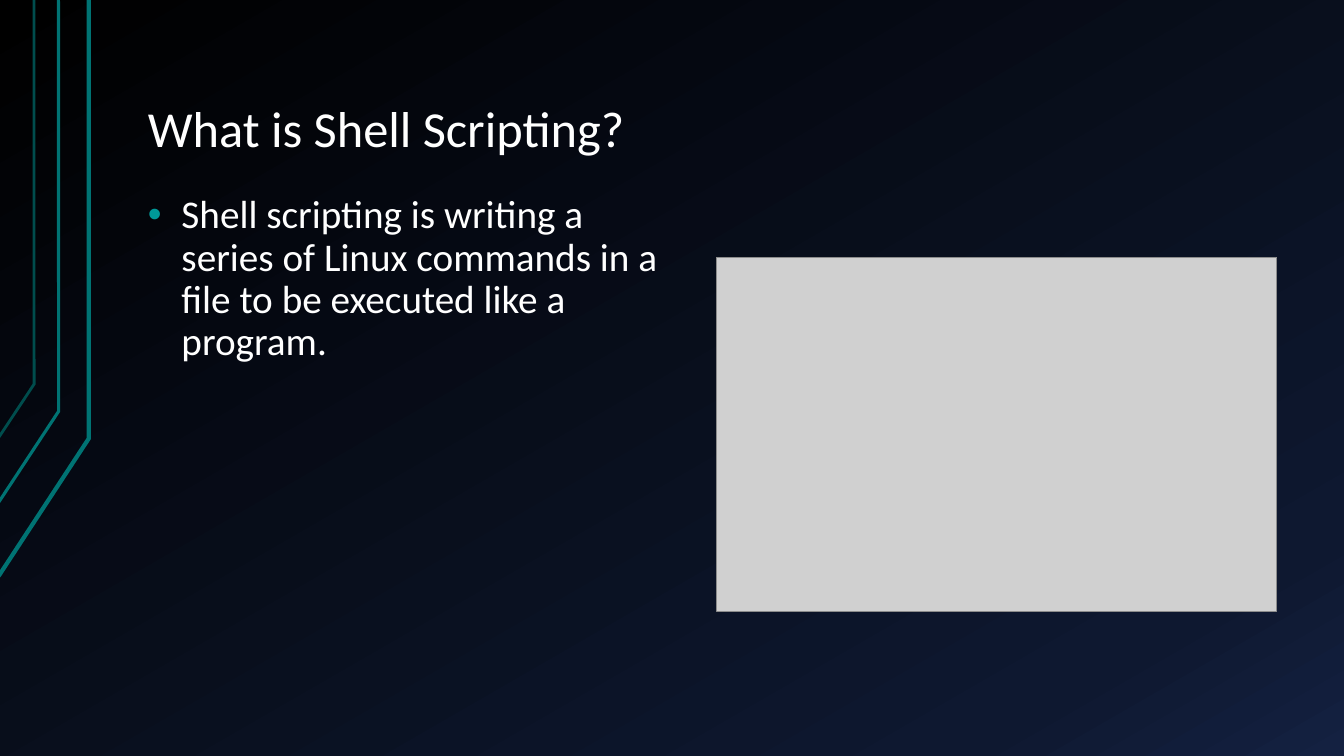
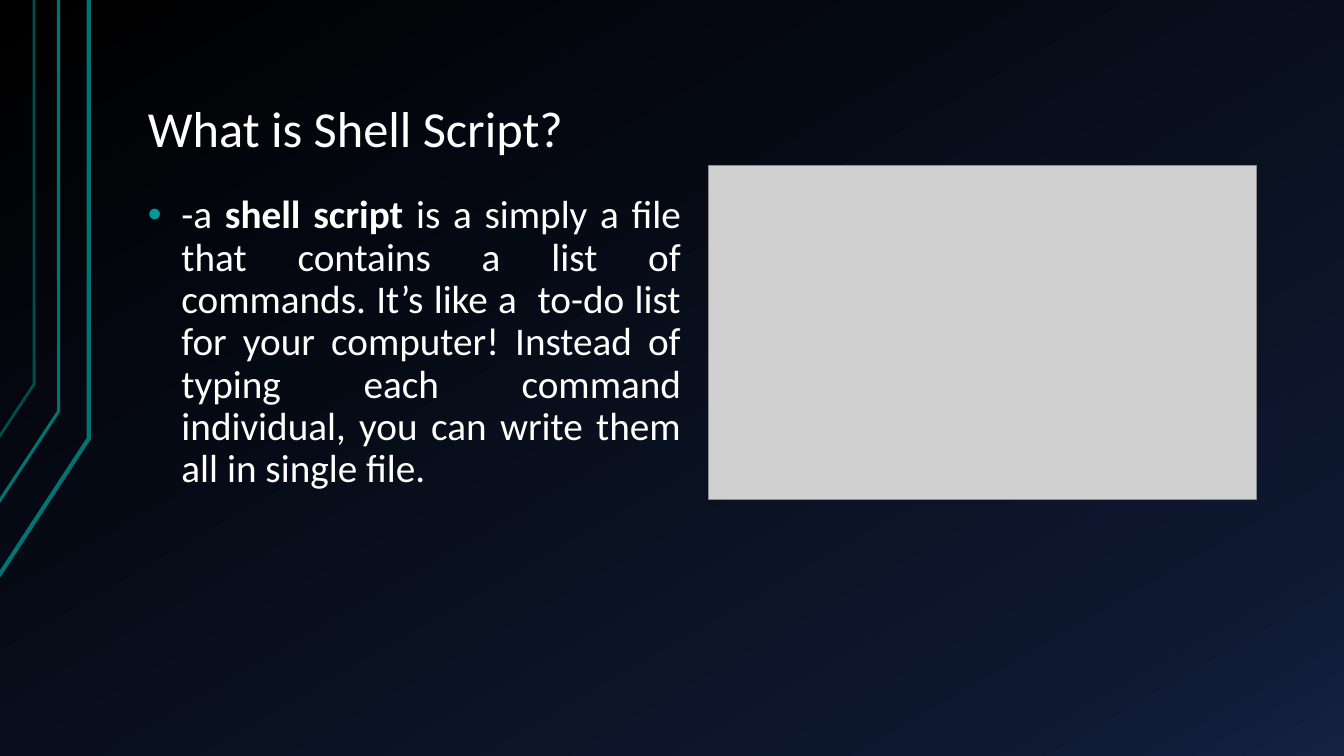
Before and after one commit to psuuc-jbgarcia/Object-Oriented-Programming-Lesson, a slide deck: slide 3 of Platform Technologies/Midterm/Week 4/Lecture/Chapter_4Shell Scripting.pptx. Drawn at 1344x756 pixels with LibreOffice and Linux fonts; fonts in the diff are those of the drawing; grey boxes stand for pictures. Boxes give left, top, right and bottom in pixels: in the first picture for what was removed or moved away, otherwise in the second. Text is boxed around its words. In the diff, an @@ line names an element or a change of style, - is before the commit and + after.

```diff
--- a/Platform Technologies/Midterm/Week 4/Lecture/Chapter_4Shell Scripting.pptx
+++ b/Platform Technologies/Midterm/Week 4/Lecture/Chapter_4Shell Scripting.pptx
@@ title at (x1=148, y1=112, x2=563, y2=155): text changed @@
-What is Shell Scripting?
+What is Shell Script?
@@ picture resized from (x1=717, y1=257, x2=1276, y2=611) to (x1=708, y1=165, x2=1256, y2=499) @@
@@ text at (x1=181, y1=200, x2=681, y2=489): text changed @@
-• Shell scripting is writing a series of Linux commands in a file to be executed like a program.
+• -a shell script is a simply a file that contains a list of commands. It’s like a to-do list for your computer! Instead of typing each command individual, you can write them all in single file.
```
Also in this commit, not shown: 3 other slides changed, 4 slides added, 1 slide removed, 17 other files.
